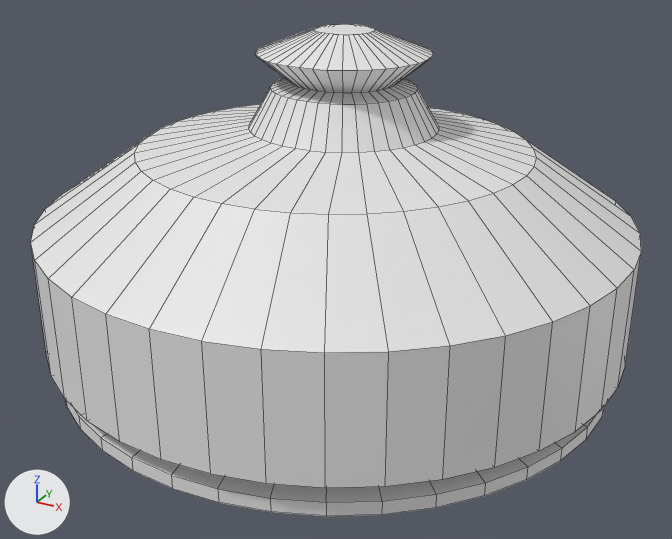
A saved change to the Blender file BlenderModels/Motel/Props/ReceptionBell.blend.
Rendered twice from a 50 mm camera at (0.0747, -0.1354, 0.0826) aimed at (0.0025, -0.0042, 0.0169). Every picture has the same lights, and +X, +Y and +Z are marked at lower left. The picture after the commit comes second. Mesh edges are drawn as thin lines.

Before the edit, the objects in view are built like this:
```python
me_cube = bpy.data.meshes.new('Cube')
me_cube.from_pydata(...)  # 484 vertices, 442 faces; spans x -1.0..1.0, y -1.0..1.0, z -1.0..49.2
me_cube.materials.append(mat_material)  # white #e7e7e7
ob_bell = bpy.data.objects.new('Bell', me_cube)
ob_bell.location = (0.0, 0.0, 0.0)
ob_bell.scale = (0.05, 0.0491, 0.00116)
```
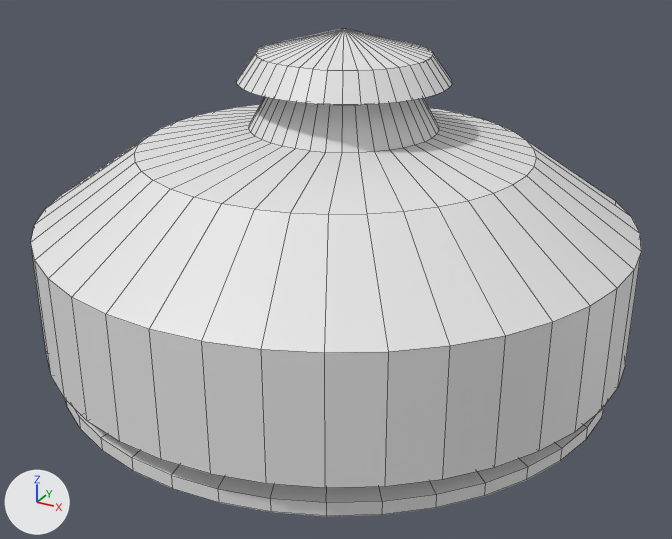
Pixel boxes (x1, y1, x2, y2) of what changed, in the pictures (672 x 539 px):
'Bell', reshaped
    before: (31, 24, 641, 516)
    after: (31, 29, 641, 516)
part 1 of me_cube, reshaped
    before: (256, 24, 433, 70)
    after: (237, 29, 452, 105)

The change, as a list of edits to the scene's bpy script:
```text
Change me_cube:
    used by ob_bell; location = (0.0, 0.0, 0.0); scale = (0.05, 0.0491, 0.00116)
    remove me_cube.from_pydata(...)  # 484 vertices, 442 faces; spans x -1.0..1.0, y -1.0..1.0, z -1.0..49.2
    add me_cube.from_pydata(...)  # 528 vertices, 486 faces; spans x -1.0..1.0, y -1.0..1.0, z -1.0..49.2
    me_cube part 1
    15 vertices are removed from x -0.1..0.1, y -0.1..0.1, z 49.2
    45 faces are deleted
    4 vertices in x 0.1, y 0.0..0.1, z 49.2 move by (0.3, 0.0, -7.1)
    25 vertices move from x 0.0..0.1, y -0.1..0.1, z 49.2 to x 0.0..0.4, y -0.3..0.3, z 42.1..49.2
    43 vertices are added at x -0.3..0.2, y -0.3..0.4, z 42.1..49.2
    9 new vertices lie (0.0, 0.0, -3.9) away from vertices in x -0.3..-0.2, y -0.2..0.3, z 46.0
    7 new vertices lie (0.0, 0.1, -3.9) away from vertices in x -0.3..0.1, y 0.1..0.3, z 46.0
    89 new faces join them
```
